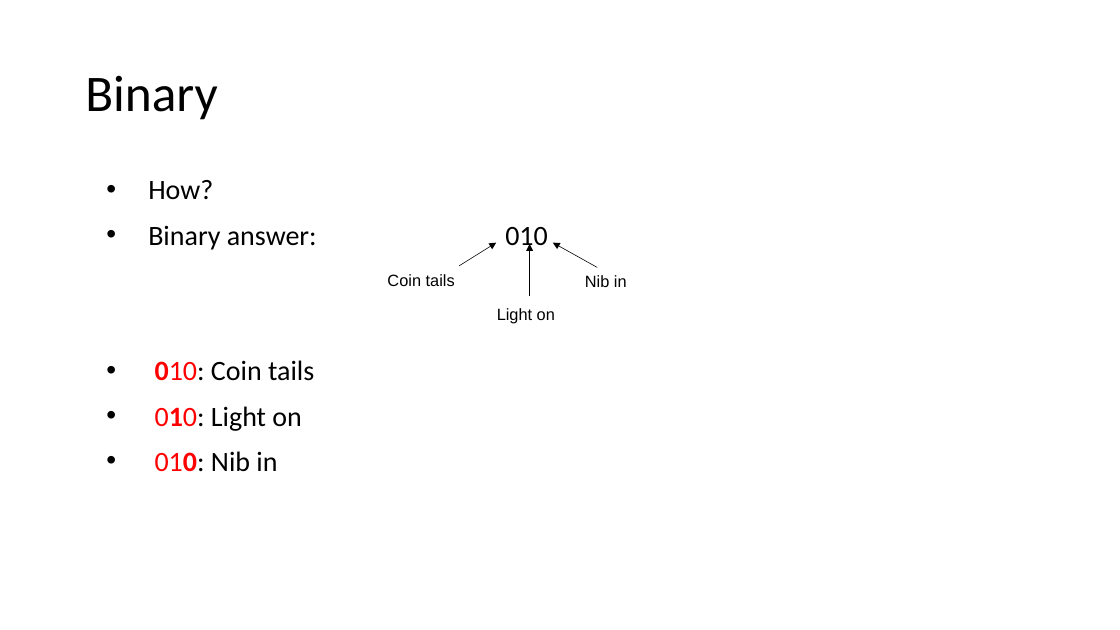
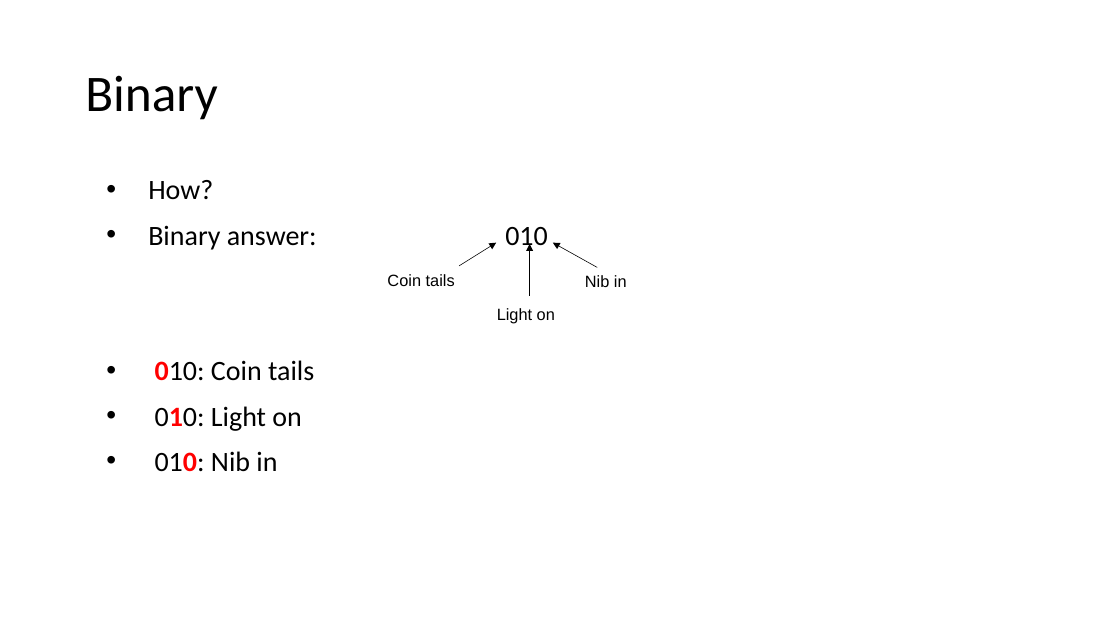
Before and after one commit to MrJoshGross/Course-Curricular-Material, a slide deck: slide 21 of wip/Lecture 2 - Binary, Logic, and Logical Operators.pptx. Drawn at 1120x630 pixels with LibreOffice and Linux fonts; fonts in the diff are those of the drawing. Boxes give left, top, right and bottom in pixels: in the first picture for what was removed or moved away, otherwise in the second. Text is boxed around its words. In the diff, an @@ line names an element or a change of style, - is before the commit and + after.

Commit message:
Update Lecture 2 - Binary, Logic, and Logical Operators.pptx
finished and, added or, xor

```diff
--- a/wip/Lecture 2 - Binary, Logic, and Logical Operators.pptx
+++ b/wip/Lecture 2 - Binary, Logic, and Logical Operators.pptx
@@ text at bbox=[155, 360, 314, 472]: text colour #FF0000 to #000000 in "010:", "010:", "010:" @@
```
Also in this commit, not shown: 1 other slide changed, 40 slides added.
